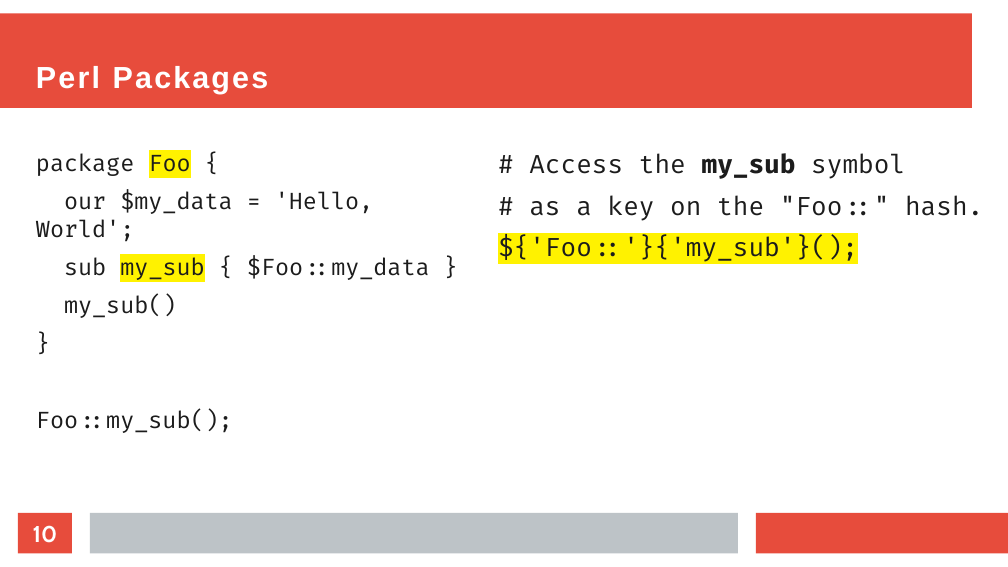
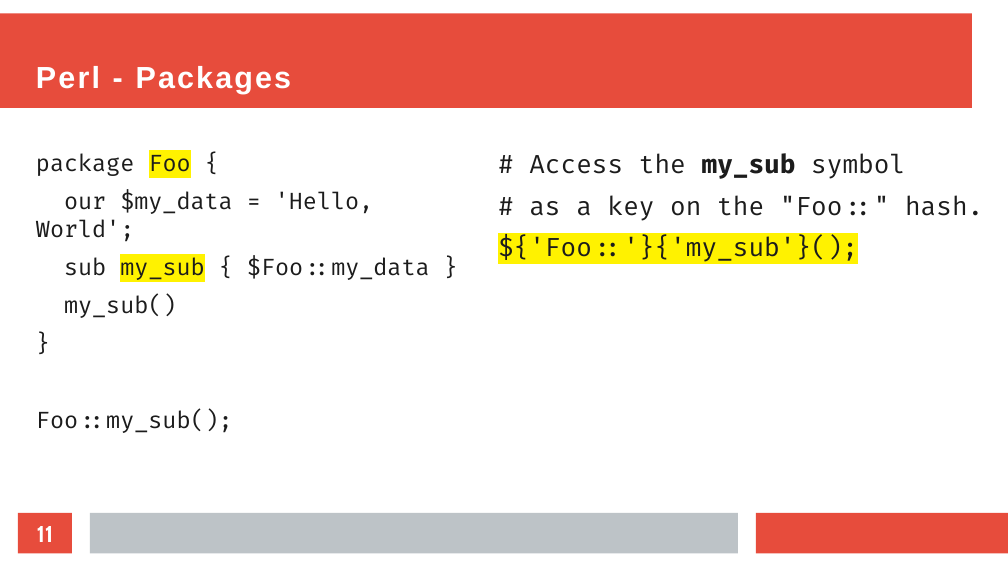
Before and after one commit to EvanCarroll/tech-presentations, a slide deck: slide 11 of perl/objects.odp (slide 10 before the commit). Drawn at 1008x567 pixels with LibreOffice and Linux fonts; fonts in the diff are those of the drawing. Boxes give left, top, right and bottom in pixels: in the first picture for what was removed or moved away, otherwise in the second. Text is boxed around its words. In the diff, an @@ line names an element or a change of style, - is before the commit and + after.

```diff
--- a/perl/objects.odp
+++ b/perl/objects.odp
@@ title at <box>36,66,292,94</box>: text changed @@
-Perl Packages
+Perl - Packages
@@ page number at <box>37,526,54,542</box>: text changed @@
-10
+11
```
Also in this commit, not shown: 15 other slides changed, 1 slide added.
